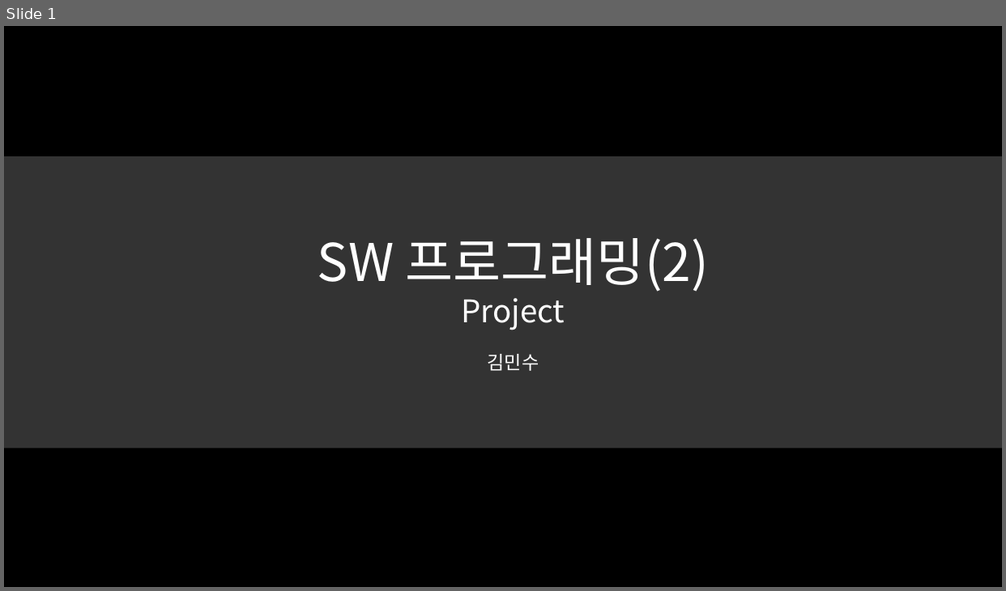
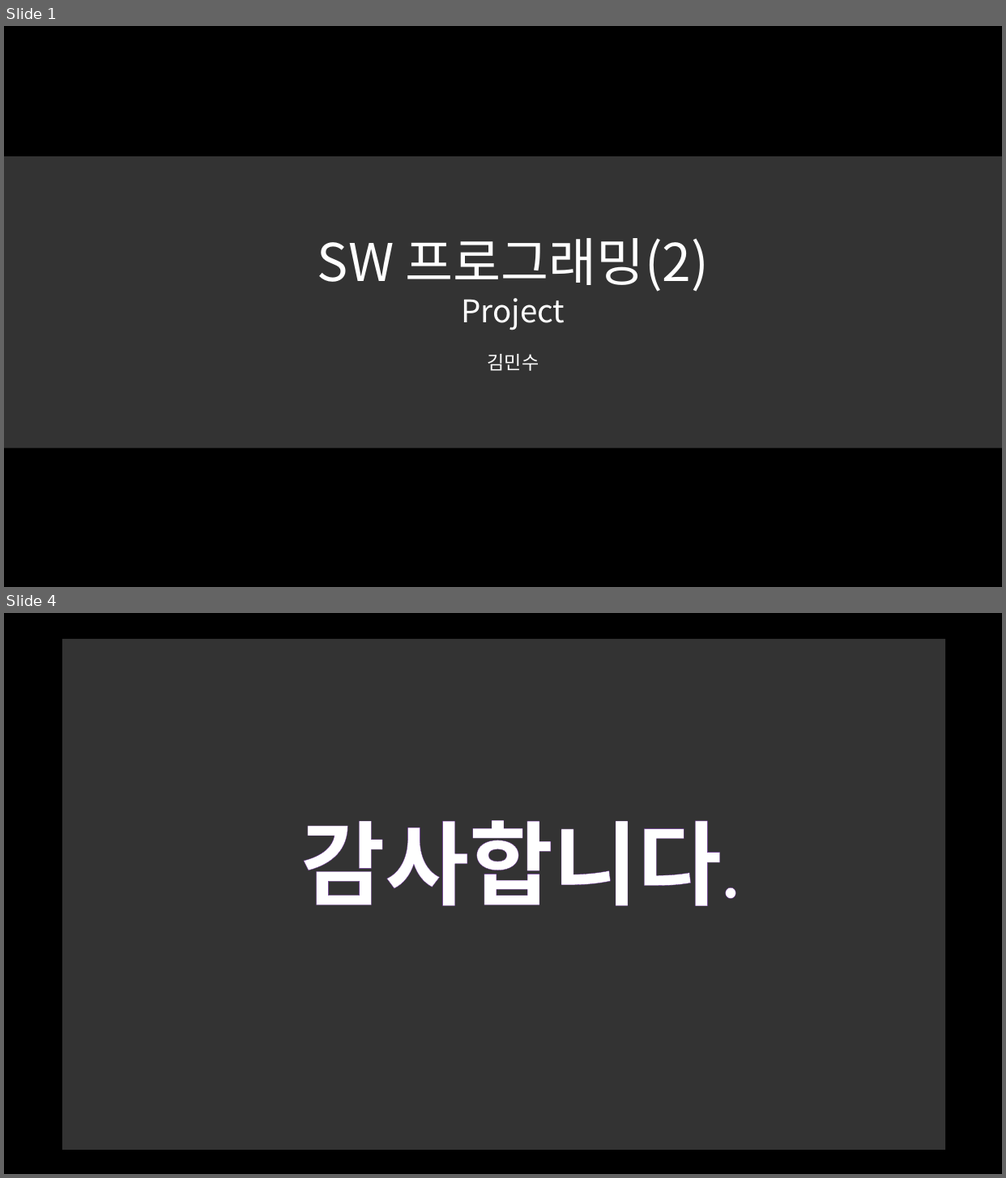
Before and after one commit to kimlohen/sw-2-project, a slide deck: 프밍 프로젝트.pptm. Shown one above the other, each under a label of ours: slide 1 before the commit, slides 1 and 4 after it; the slides between them are not shown. The pictures are 1006x591 and 1006x1178 pixels, drawn with LibreOffice and Linux fonts; fonts in the diff are those of the drawing. Boxes give left, top, right and bottom in pixels: in the first picture for what was removed or moved away, otherwise in the second. Text is boxed around its words. In the diff, an @@ line names an element or a change of style, - is before the commit and + after.

```diff
--- a/프밍 프로젝트.pptm
+++ b/프밍 프로젝트.pptm
@@ slide 4 added at [4, 613, 1002, 1174], background #000000 @@
@@ rectangle added at [62, 638, 946, 1150], fill #FFFFFF at 20% opacity @@
@@ text added at [300, 820, 721, 906], 88 pt, text #FFFFFF, bold @@
+감사합니다.
```
Also in this commit, not shown: 2 slides changed, 27 other files.
